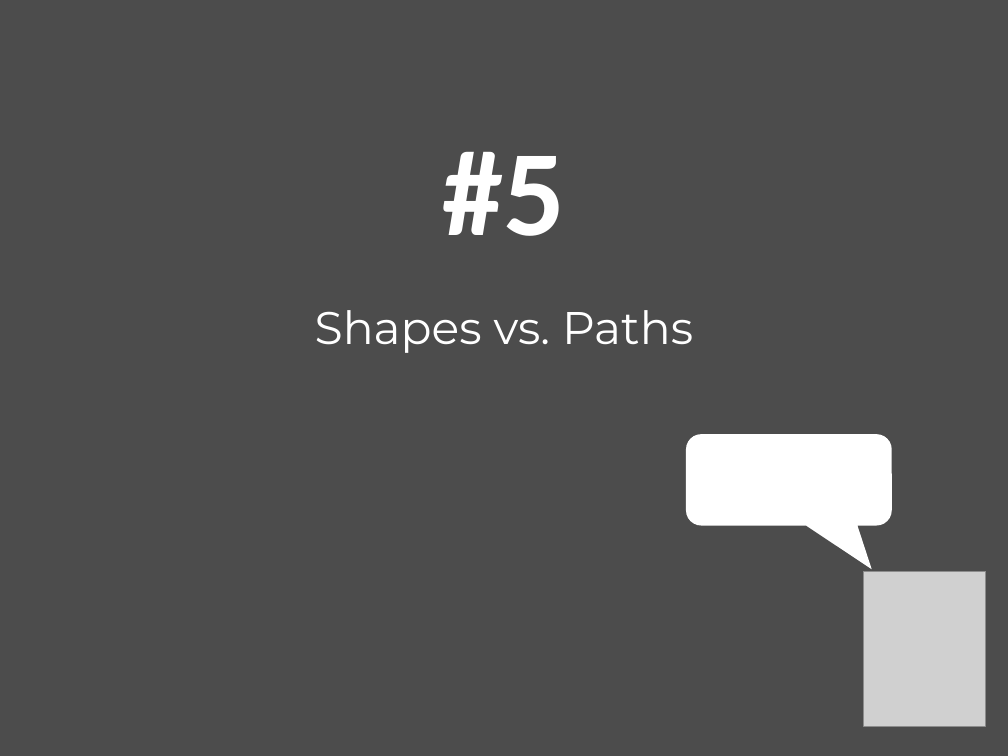
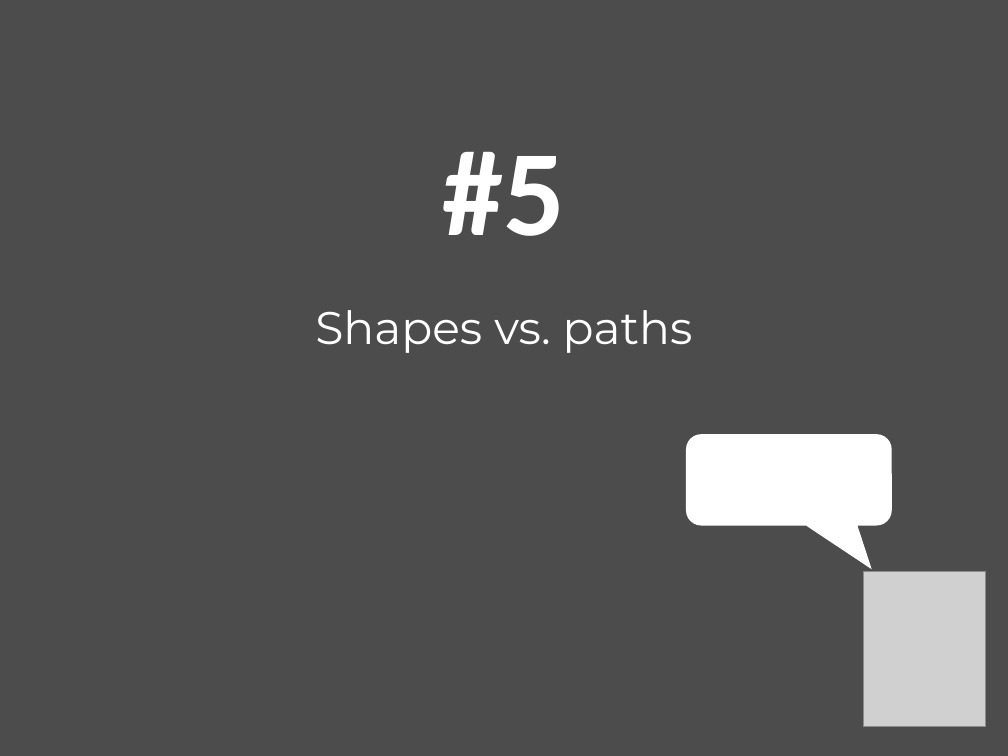
Before and after one commit to mairin/agc-materials, a slide deck: slide 31 of inkscape-slides/InkscapeBootcamp.odp. Drawn at 1008x756 pixels with LibreOffice and Linux fonts; fonts in the diff are those of the drawing; grey boxes stand for pictures. Boxes give left, top, right and bottom in pixels: in the first picture for what was removed or moved away, otherwise in the second. Text is boxed around its words. In the diff, an @@ line names an element or a change of style, - is before the commit and + after.

```diff
--- a/inkscape-slides/InkscapeBootcamp.odp
+++ b/inkscape-slides/InkscapeBootcamp.odp
@@ title at [315,152,693,353]: text changed @@
-#5
-Shapes vs. Paths
+#5
+Shapes vs. paths
```
Also in this commit, not shown: 5 other slides changed, 1 slide added, 1 slide removed.
